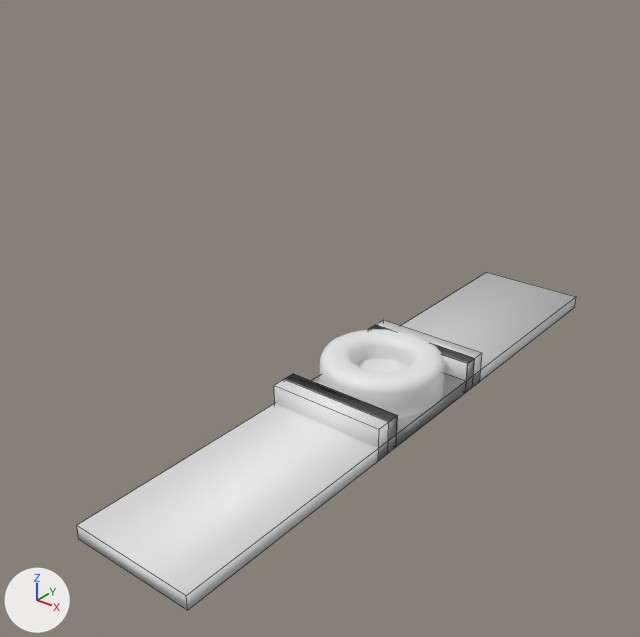
The Blender file go-karts.blend, before and after one commit.
The view is the same before and after, from a 50 mm lens placed at (1.66, -2.15, 1.53), pointed at (0.1, -0.2, 0.32). Arrows for +X, +Y and +Z are at lower left; the lights stay in place. Mesh edges are drawn as thin lines on the coarser meshes.

In view in the first picture: 'Side Left', 'Side Right', 'Tires', 'Track'.
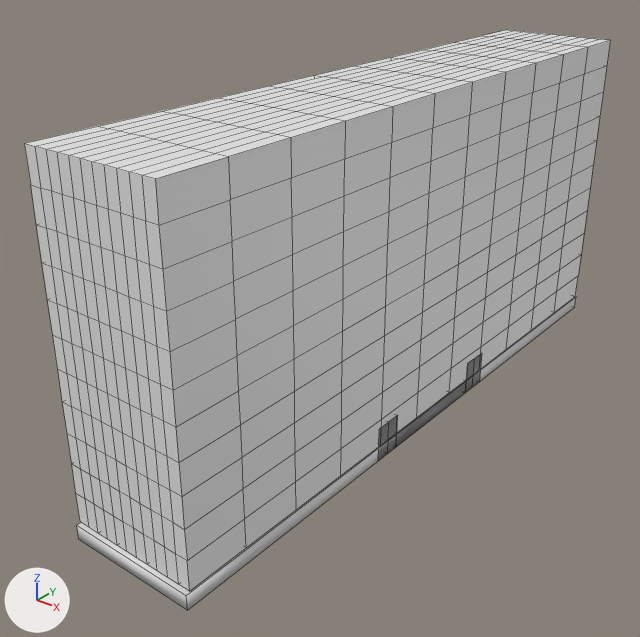
Commit message: Lower mask model height

What differs and where, as boxes (x1, y1, x2, y2) in the pictures (640 x 637 px):
'Mask', shown: after (24, 30, 610, 591)
'Track', unchanged, covered by the edit: before (77, 273, 576, 610); after (77, 297, 576, 610)
'Tires', unchanged, covered by the edit: before (320, 329, 445, 418); after (427, 381, 436, 410)
'Side Left', unchanged, covered by the edit: before (274, 325, 475, 460); after (378, 359, 475, 460)
'Side Right', unchanged, covered by the edit: before (285, 320, 482, 453); after (388, 353, 482, 453)

The edits, one by one:
me_cube_001 has 728 vertices, 726 faces and spans x 0.0..0.41, y -1.08..1.08, z 0.03..2.05.
me_cube_001 is used by ob_mask; location (0.0, 0.0, 0.0).
me_cube_001 part 1: the whole mesh is scaled about its middle by (1, 1, 0.5), then moved by (0.0, 0.0, -0.5).
Object 'Mask' (ob_mask) is now shown.
